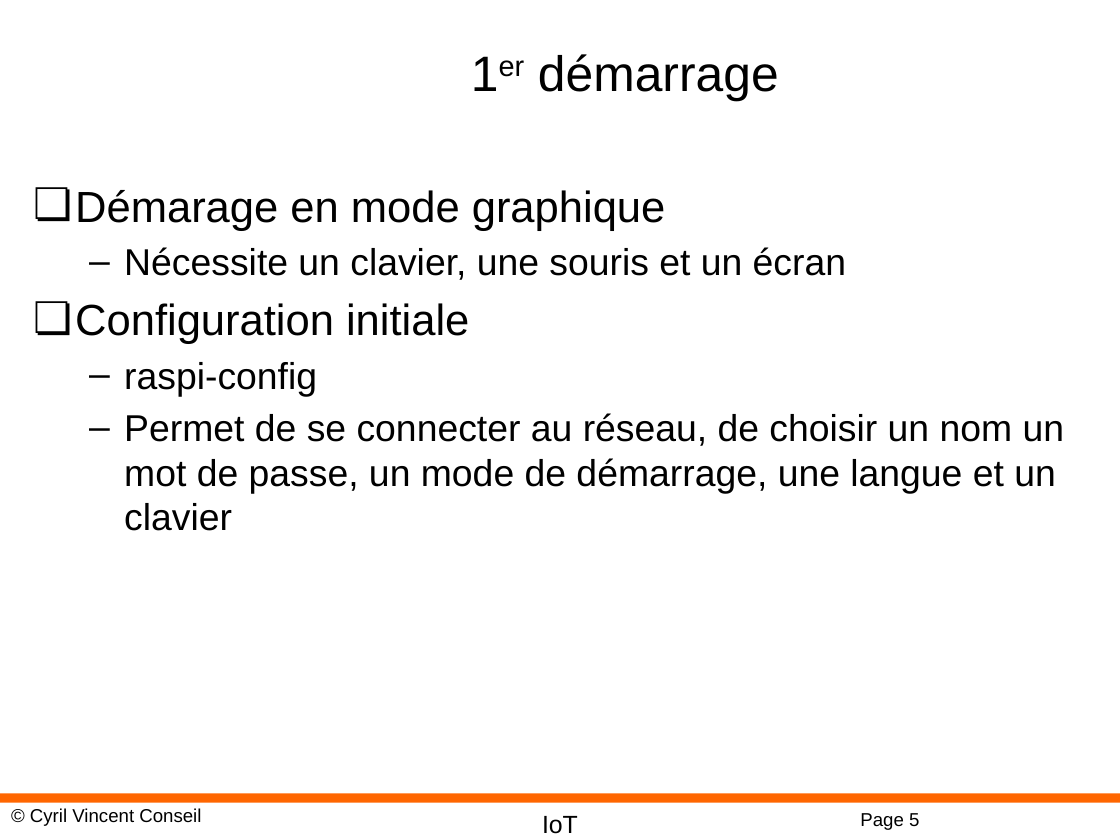
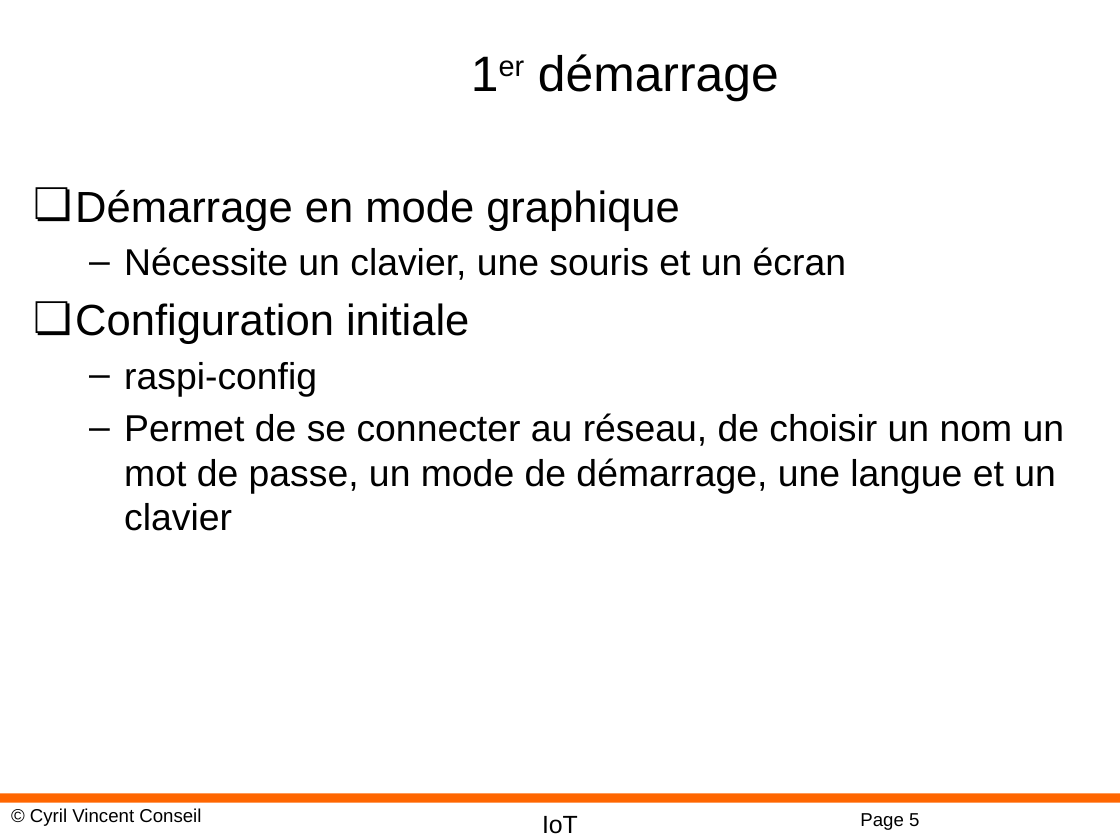
Before and after one commit to cyrilvincent/IoT, a slide deck: slide 5 of ppt/IoT06-Raspbian.pptx. Drawn at 1120x840 pixels with LibreOffice and Linux fonts; fonts in the diff are those of the drawing; background and template pictures are left out. Boxes give left, top, right and bottom in pixels: in the first picture for what was removed or moved away, otherwise in the second. Text is boxed around its words. In the diff, an @@ line names an element or a change of style, - is before the commit and + after.

```diff
--- a/ppt/IoT06-Raspbian.pptx
+++ b/ppt/IoT06-Raspbian.pptx
@@ text at <box>75,190,680,231</box>: text changed @@
-❏ Démarage en mode graphique
+❏ Démarrage en mode graphique
```
Also in this commit, not shown: 4 other slides changed, 1 slide added, 7 other files.
